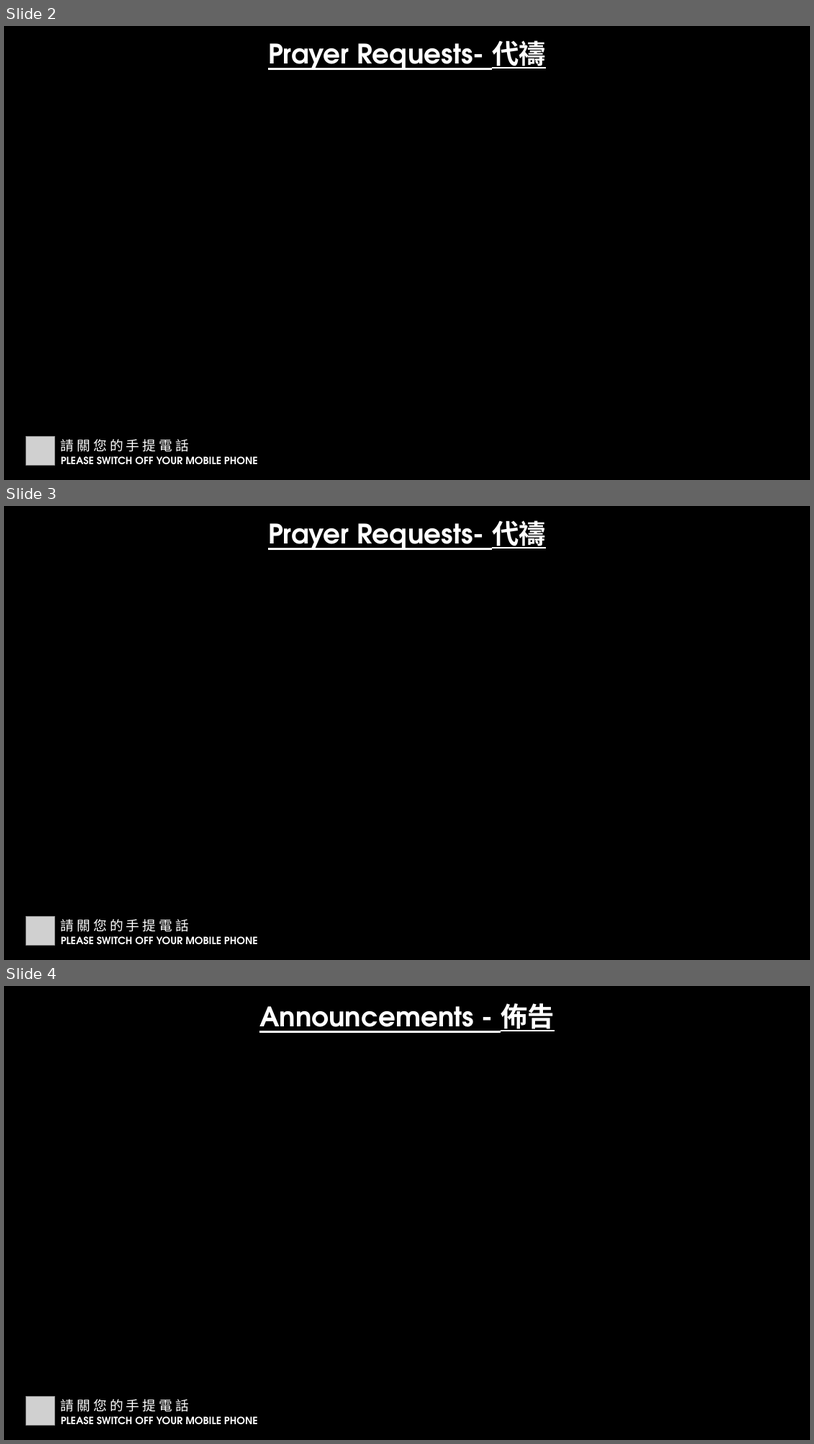
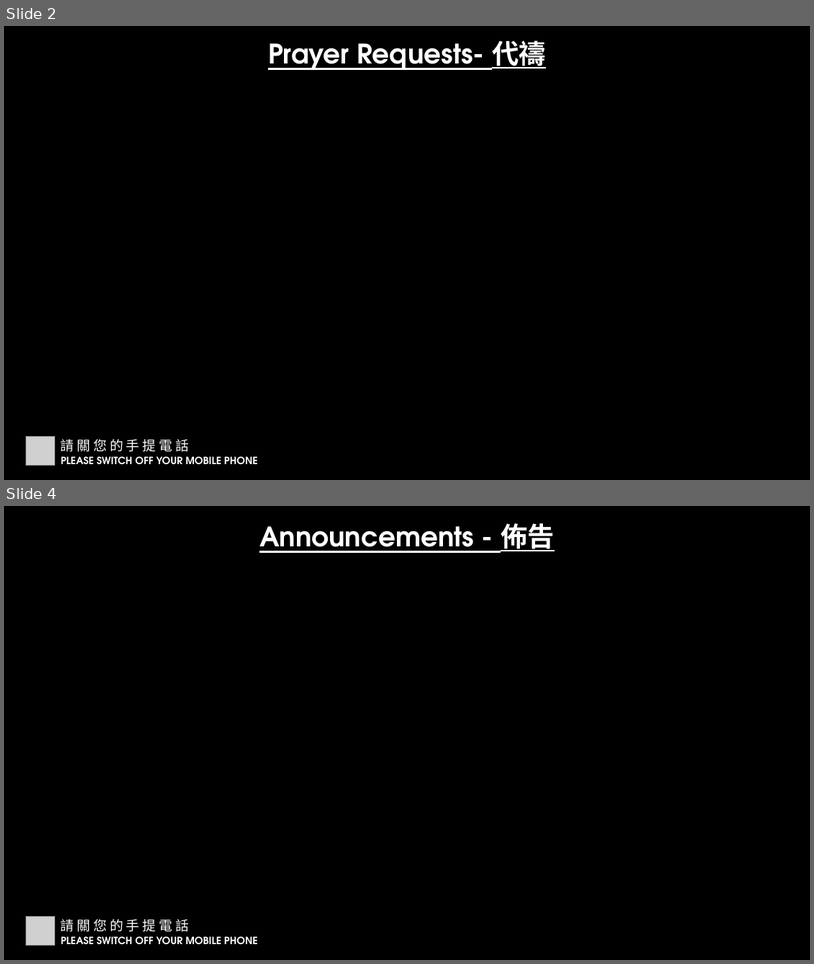
Before and after one commit to calebchanwy/tjc-powerpoint, a slide deck: TJCPowerPoint/bin/Debug/Files/ServiceWidescreen.pptx. Shown one above the other, each under a label of ours: slides 2, 3 and 4 before the commit, slides 2 and 4 after it; the slides between them are not shown. The pictures are 814x1444 and 814x964 pixels, drawn with LibreOffice and Linux fonts; fonts in the diff are those of the drawing; grey boxes stand for pictures; background and template pictures are left out. Boxes give left, top, right and bottom in pixels: in the first picture for what was removed or moved away, otherwise in the second. Text is boxed around its words. In the diff, an @@ line names an element or a change of style, - is before the commit and + after.

```diff
--- a/TJCPowerPoint/bin/Debug/Files/ServiceWidescreen.pptx
+++ b/TJCPowerPoint/bin/Debug/Files/ServiceWidescreen.pptx
@@ slide 3 removed at (4,506,810,960), background picture (left out) @@
@@ text removed at (268,520,546,550) @@
-Prayer Requests- 代禱
@@ picture removed at (26,916,55,944) @@
@@ text removed at (61,919,189,932) @@
-請 關 您 的 手 提 電 話
@@ text removed at (61,936,258,944) @@
-PLEASE SWITCH OFF YOUR MOBILE PHONE
```
Also in this commit, not shown: 1 slide added, 16 other files.
